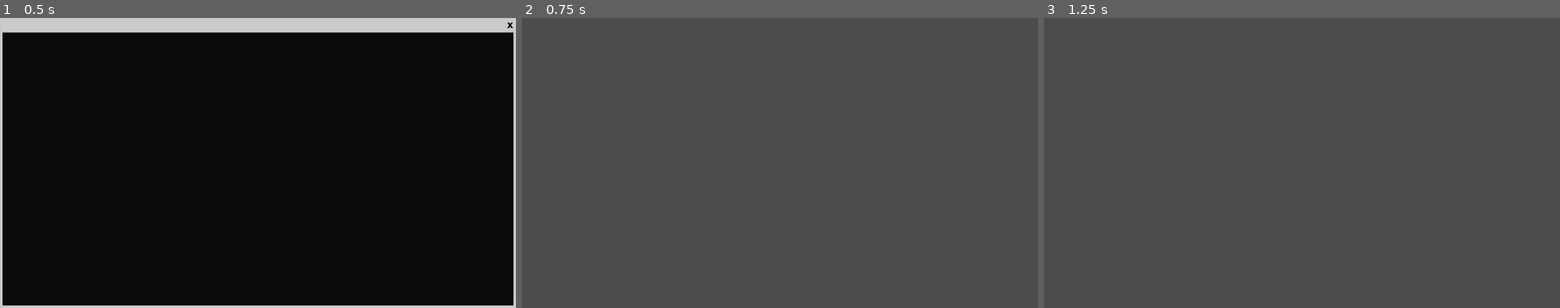
Above: before the commit, frames 1-3 (left to right).
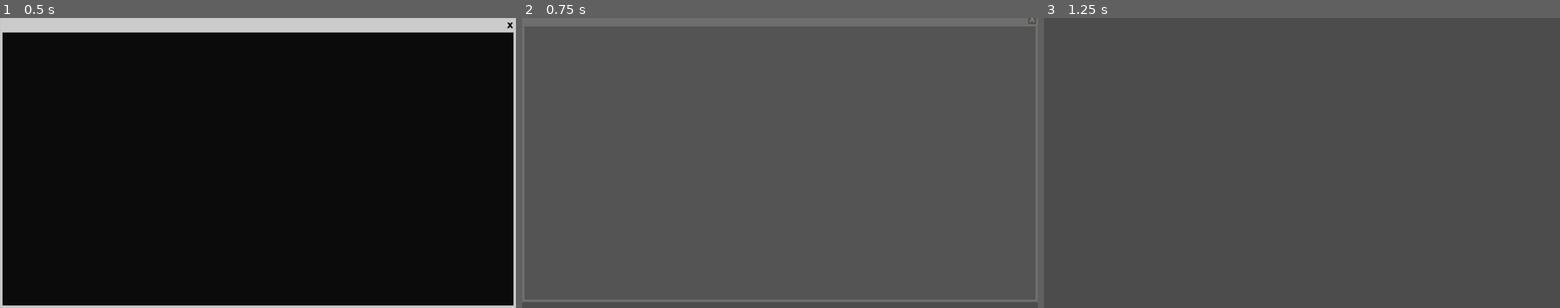
Above: after the commit, the same moments.

Repository: eisclimber/my-first-game-jam-summer-2021
Game: Godot game, scene res://scenes/ui/ui_elements/CmdWindow.tscn
Two runs of this game, one before a commit and one after it. Both use one fixed random seed, a clock stepped at 60 frames per second and the inputs below. This scene is started directly instead of the project's main scene. Sound files missing from this copy of the repository are replaced by a short silence.
Inputs:
- Up to frame 1 (0.5 s): no input
- Up to frame 2 (0.75 s): click "X" at 0.5 s
- Up to frame 3 (1.25 s): no input

Frame 1 is identical in both runs. In frame 2, 4.5% of the frame differs, in the area x 0-100%, y 0-98%; in frame 3, nothing differs.

Commit message:
Basic animations for command windows

Diff:
--- a/PlainProject/scenes/game/desktop/Desktop.tscn
+++ b/PlainProject/scenes/game/desktop/Desktop.tscn
@@ -27,6 +27,7 @@
 [ext_resource path="res://scenes/game/code_knox/CodeKnoxExplanation.tscn" type="PackedScene" id=25]
 [ext_resource path="res://scenes/game/passwd_filter_game/PasswdFilter.tscn" type="PackedScene" id=26]
 [ext_resource path="res://resources/sprites/ForkliftIcon.png" type="Texture" id=27]
+[ext_resource path="res://resources/images/Fortklif-logo.png" type="Texture" id=28]
 
 [sub_resource type="Animation" id=1]
 resource_name = "close_windows"
@@ -763,7 +764,7 @@
 margin_top = -270.165
 margin_right = -569.695
 margin_bottom = -270.165
-icon = ExtResource( 27 )
+icon = ExtResource( 28 )
 
 [node name="GameShortcut" parent="HBox/WindowArea" instance=ExtResource( 22 )]
 visible = false
@@ -1124,6 +1125,7 @@
 margin_top = -35.0
 margin_right = 100.0
 margin_bottom = 35.0
+rect_min_size = Vector2( 150, 52.5 )
 theme = ExtResource( 19 )
 window_title = "Bitte bestätigen..."
 dialog_text = "Back to Menu?"
--- a/PlainProject/scenes/game/intro sequence/intro_installation.tscn
+++ b/PlainProject/scenes/game/intro sequence/intro_installation.tscn
@@ -1,6 +1,6 @@
-[gd_scene load_steps=15 format=2]
-
-[ext_resource path="res://resources/fonts/CONSOLA.TTF" type="DynamicFontData" id=1]
+[gd_scene load_steps=14 format=2]
+
+[ext_resource path="res://resources/images/forkilft-banner.png" type="Texture" id=1]
 [ext_resource path="res://resources/images/loading-pixels.png" type="Texture" id=2]
 [ext_resource path="res://resources/images/progress-bar-foreground.png" type="Texture" id=3]
 [ext_resource path="res://scenes/game/intro sequence/intro_installation.gd" type="Script" id=4]
@@ -10,46 +10,41 @@
 [sub_resource type="StyleBoxFlat" id=1]
 bg_color = Color( 0.6, 0.6, 0.6, 0 )
 
-[sub_resource type="DynamicFont" id=2]
-size = 30
-font_data = ExtResource( 1 )
-
-[sub_resource type="StyleBoxTexture" id=3]
+[sub_resource type="StyleBoxTexture" id=2]
 texture = ExtResource( 3 )
 region_rect = Rect2( 0, 0, 1024, 256 )
 axis_stretch_horizontal = 1
 modulate_color = Color( 0.372549, 0.372549, 0.372549, 1 )
 
+[sub_resource type="AtlasTexture" id=3]
+flags = 4
+atlas = ExtResource( 2 )
+region = Rect2( 0, 0, 32, 32 )
+
 [sub_resource type="AtlasTexture" id=4]
 flags = 4
 atlas = ExtResource( 2 )
-region = Rect2( 0, 0, 32, 32 )
+region = Rect2( 32, 0, 32, 32 )
 
 [sub_resource type="AtlasTexture" id=5]
 flags = 4
 atlas = ExtResource( 2 )
-region = Rect2( 32, 0, 32, 32 )
+region = Rect2( 64, 0, 32, 32 )
 
 [sub_resource type="AtlasTexture" id=6]
 flags = 4
 atlas = ExtResource( 2 )
-region = Rect2( 64, 0, 32, 32 )
-
-[sub_resource type="AtlasTexture" id=7]
-flags = 4
-atlas = ExtResource( 2 )
 region = Rect2( 96, 0, 32, 32 )
 
-[sub_resource type="SpriteFrames" id=8]
+[sub_resource type="SpriteFrames" id=7]
 animations = [ {
-"frames": [ SubResource( 4 ), SubResource( 5 ), SubResource( 6 ), SubResource( 7 ) ],
+"frames": [ SubResource( 3 ), SubResource( 4 ), SubResource( 5 ), SubResource( 6 ) ],
 "loop": true,
 "name": "default",
 "speed": 5.0
 } ]
 
 [node name="InstallationIntro" type="WindowDialog"]
-visible = true
 anchor_left = 0.5
 anchor_top = 0.5
 anchor_right = 0.5
@@ -91,34 +86,22 @@
 }
 
 [node name="Panel" type="Panel" parent="StartingPanel"]
-anchor_left = 0.032
+anchor_left = 0.033
 anchor_top = 0.019
 anchor_right = 0.974
-anchor_bottom = 0.38
-margin_left = 0.0319967
-margin_top = 0.589008
-margin_right = 0.0320129
-margin_bottom = 0.548996
-__meta__ = {
-"_edit_use_anchors_": false
-}
-
-[node name="Label" type="Label" parent="StartingPanel/Panel"]
-anchor_left = 0.192
-anchor_top = 0.163
-anchor_right = 0.834
-anchor_bottom = 0.606
-margin_left = 0.0776367
-margin_top = 4.20448
-margin_right = -0.132813
-margin_bottom = 0.0150757
-custom_fonts/font = SubResource( 2 )
-text = "F2P BANNER HERE"
-align = 1
-valign = 1
-__meta__ = {
-"_edit_use_anchors_": false
-}
+anchor_bottom = 0.432
+margin_left = 0.107
+margin_top = 0.687
+margin_right = 0.946014
+margin_bottom = -0.0639954
+__meta__ = {
+"_edit_use_anchors_": false
+}
+
+[node name="Sprite" type="Sprite" parent="StartingPanel/Panel"]
+position = Vector2( 203.405, 46.6753 )
+scale = Vector2( 1.04793, 0.716648 )
+texture = ExtResource( 1 )
 
 [node name="Install Location" type="Panel" parent="."]
 visible = false
@@ -157,29 +140,17 @@
 "_edit_use_anchors_": false
 }
 
-[node name="Label" type="Label" parent="Install Location/Panel"]
-anchor_left = 0.192
-anchor_top = 0.163
-anchor_right = 0.834
-anchor_bottom = 0.606
-margin_left = 0.0776367
-margin_top = 4.20448
-margin_right = -0.132813
-margin_bottom = 0.0150757
-custom_fonts/font = SubResource( 2 )
-text = "F2P BANNER HERE"
-align = 1
-valign = 1
-__meta__ = {
-"_edit_use_anchors_": false
-}
+[node name="Sprite" type="Sprite" parent="Install Location/Panel"]
+position = Vector2( 203.405, 46.6753 )
+scale = Vector2( 1.04793, 0.716648 )
+texture = ExtResource( 1 )
 
 [node name="LineEdit" type="LineEdit" parent="Install Location"]
 margin_left = 30.364
 margin_top = 134.293
 margin_right = 358.364
 margin_bottom = 157.293
-text = "C:\\program files (x86)\\f2p name\\"
+text = "C:\\program files (x86)\\forklift\\"
 editable = false
 
 [node name="Installation progress" type="Panel" parent="."]
--- a/PlainProject/scenes/screens/MainMenuScreen.tscn
+++ b/PlainProject/scenes/screens/MainMenuScreen.tscn
@@ -4,7 +4,7 @@
 [ext_resource path="res://scenes/screens/MainMenuScreen.gd" type="Script" id=2]
 [ext_resource path="res://resources/themes/taskbar_theme.tres" type="Theme" id=3]
 [ext_resource path="res://resources/sprites/desktop/Desktop1.png" type="Texture" id=4]
-[ext_resource path="res://resources/sprites/ending/ForkliftF2PLogo.png" type="Texture" id=5]
+[ext_resource path="res://resources/images/forkilft-banner.png" type="Texture" id=5]
 
 [sub_resource type="StyleBoxFlat" id=1]
 bg_color = Color( 0.215686, 0.317647, 0.498039, 0.941176 )
--- a/PlainProject/scenes/ui/ui_elements/CmdWindow.gd
+++ b/PlainProject/scenes/ui/ui_elements/CmdWindow.gd
@@ -6,6 +6,8 @@
 
 export (String) var title = "" setget set_title
 export (String, MULTILINE) var text_content = "" setget set_text_content
+
+onready var tween = $Tween
 
 
 func _gui_input(_event : InputEvent) -> void:
@@ -24,4 +26,27 @@
 
 
 func _on_CloseButton_pressed():
+	var currPos = self.rect_position;
+	var animTime = 0.25
+	# movement anim
+	tween.interpolate_property(
+		self, "rect_position",
+		# jusy go upwards and right in 0.5s
+		currPos, currPos + Vector2(0, -20), animTime,
+		Tween.TRANS_LINEAR, Tween.EASE_OUT
+	)
+	# alpha anim
+	tween.interpolate_property(
+		self, "modulate:a",
+		# jusy go upwards and right in 0.5s
+		1, 0, animTime,
+		Tween.TRANS_LINEAR, Tween.EASE_OUT
+	)
+	tween.start()
+	# wait until it ends...
+	yield(get_tree().create_timer(animTime), "timeout")
+
 	hide()
+	# return to old state after anim
+	self.rect_position = currPos
+	self.modulate.a = 1
--- a/PlainProject/scenes/ui/ui_elements/CmdWindow.tscn
+++ b/PlainProject/scenes/ui/ui_elements/CmdWindow.tscn
@@ -115,4 +115,6 @@
 "_edit_use_anchors_": false
 }
 
+[node name="Tween" type="Tween" parent="."]
+
 [connection signal="pressed" from="Margin/ContentVBox/TitleHBox/CloseButton" to="." method="_on_CloseButton_pressed"]
Binary file added: PlainProject/resources/images/Fortklif-logo.png
Not shown, added: PlainProject/resources/images/Fortklif-logo.png.import
Binary file added: PlainProject/resources/images/forkilft-banner.png
Not shown, added: PlainProject/resources/images/forkilft-banner.png.import
Not shown: 1 places in PlainProject/scenes/game/desktop/Desktop.tscn that only renumber resources
Not shown: 2 places in PlainProject/scenes/game/intro sequence/intro_installation.tscn that only renumber resources
